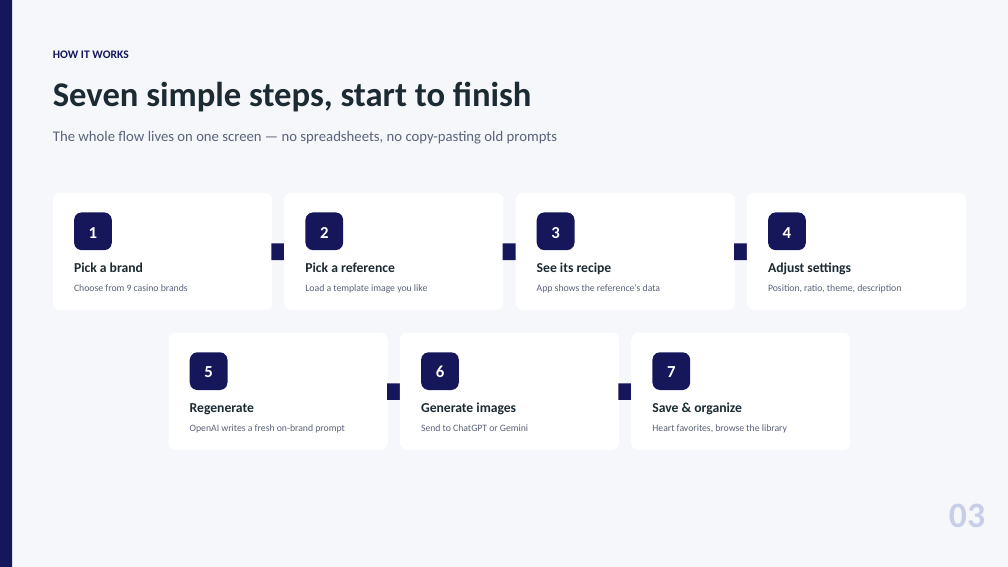
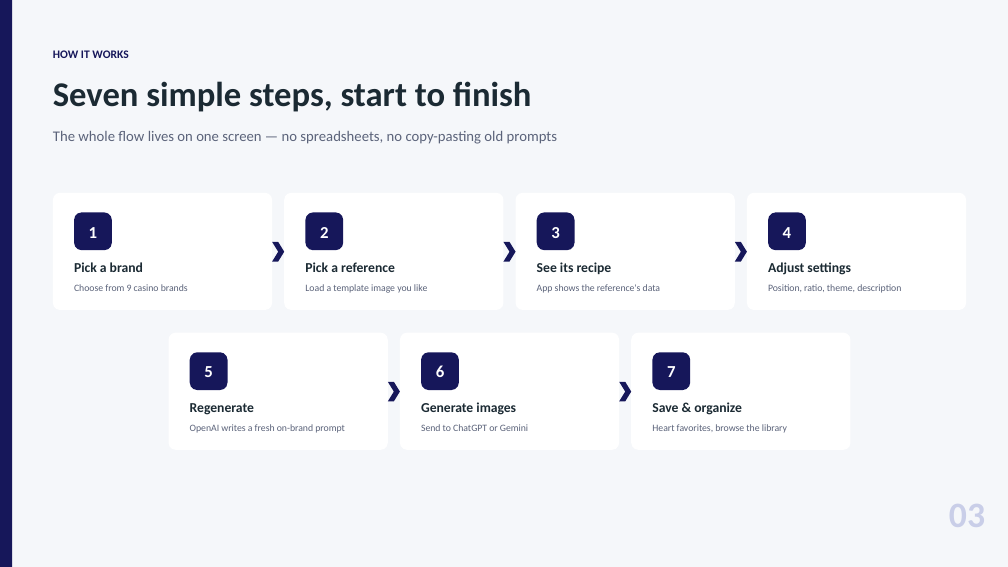
Before and after one commit to Optinet-Solutions-AI/Prompt-Generator, a slide deck: slide 3 of PromptGenerator_Overview.pptx. Drawn at 1008x567 pixels with LibreOffice and Linux fonts; fonts in the diff are those of the drawing. Boxes give left, top, right and bottom in pixels: in the first picture for what was removed or moved away, otherwise in the second. Text is boxed around its words. In the diff, an @@ line names an element or a change of style, - is before the commit and + after.

Commit message:
auto: Claude edit

```diff
--- a/PromptGenerator_Overview.pptx
+++ b/PromptGenerator_Overview.pptx
@@ rectangle to chevron in 5 elements at [504, 242, 516, 262], [735, 242, 747, 262], [388, 382, 400, 402], [619, 382, 631, 402], [272, 242, 284, 262] @@
```
